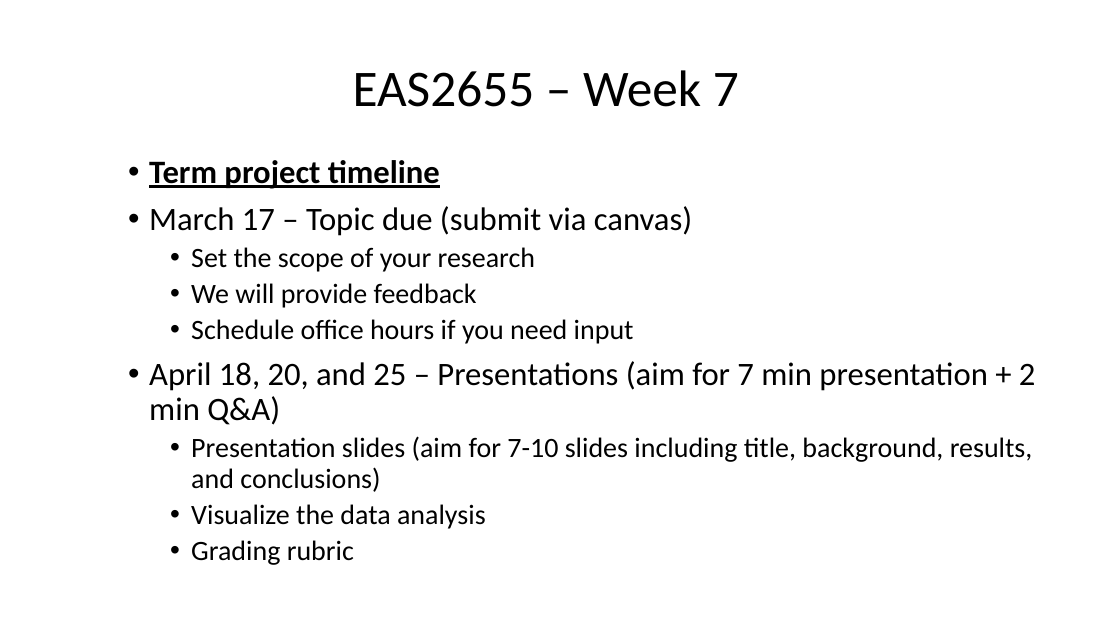
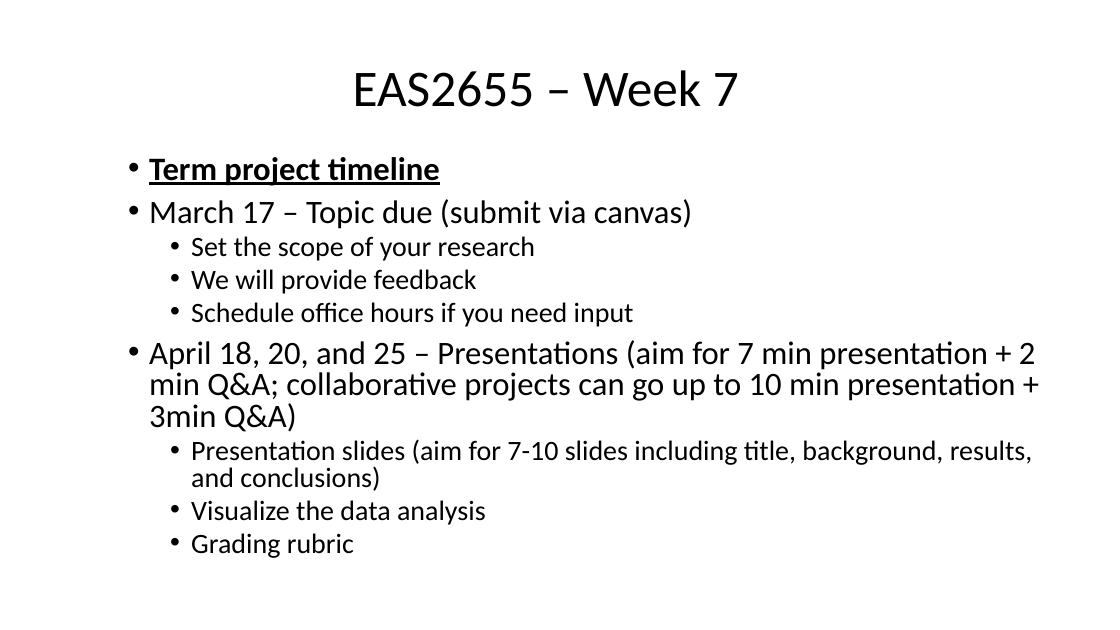
Before and after one commit to pengfeiliu371/EAS2655_S2023, a slide deck: slide 4 of slides/Week7-TP.pptx. Drawn at 1120x630 pixels with LibreOffice and Linux fonts; fonts in the diff are those of the drawing. Boxes give left, top, right and bottom in pixels: in the first picture for what was removed or moved away, otherwise in the second. Text is boxed around its words. In the diff, an @@ line names an element or a change of style, - is before the commit and + after.

Commit message:
update week7

```diff
--- a/slides/Week7-TP.pptx
+++ b/slides/Week7-TP.pptx
@@ text at <box>149,157,1033,558</box>: line spacing 0.9 to 0.8 @@
@@ text at <box>149,340,1036,432</box>: text changed @@
-• April 18, 20, and 25 – Presentations (aim for 7 min presentation + 2 min Q&A)
+• April 18, 20, and 25 – Presentations (aim for 7 min presentation + 2 min Q&A; collaborative projects can go up to 10 min presentation + 3min Q&A)
```
Also in this commit, not shown: 1 other slide changed, 2 other files.
